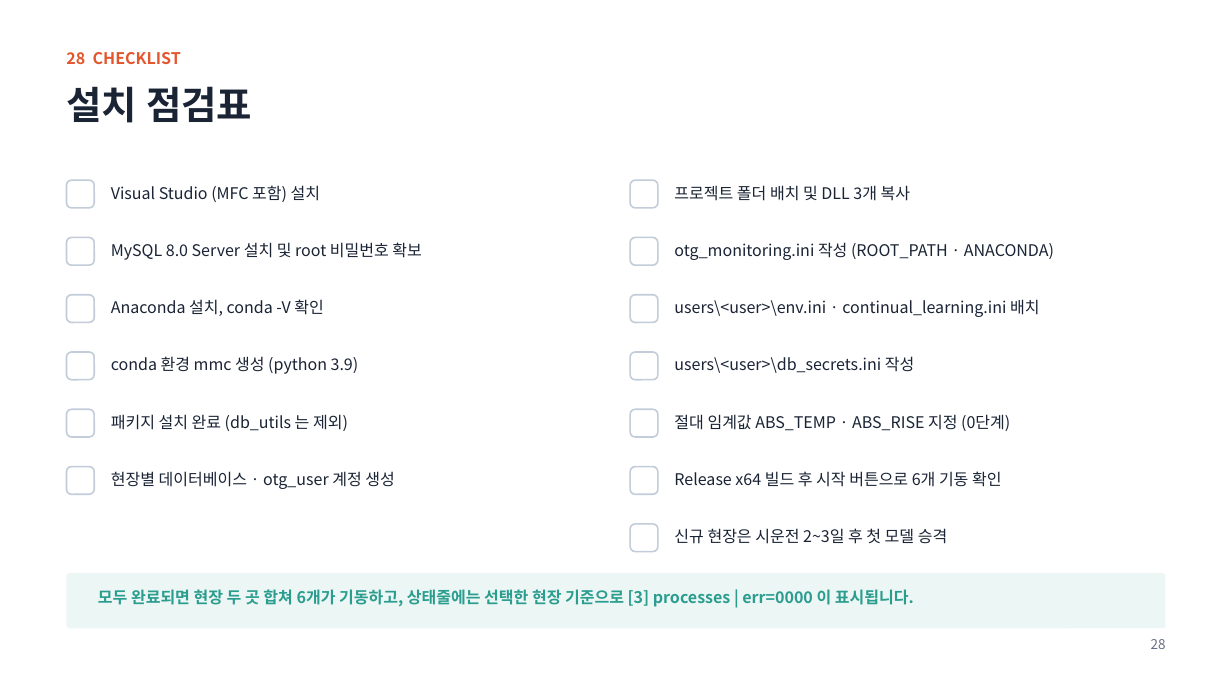
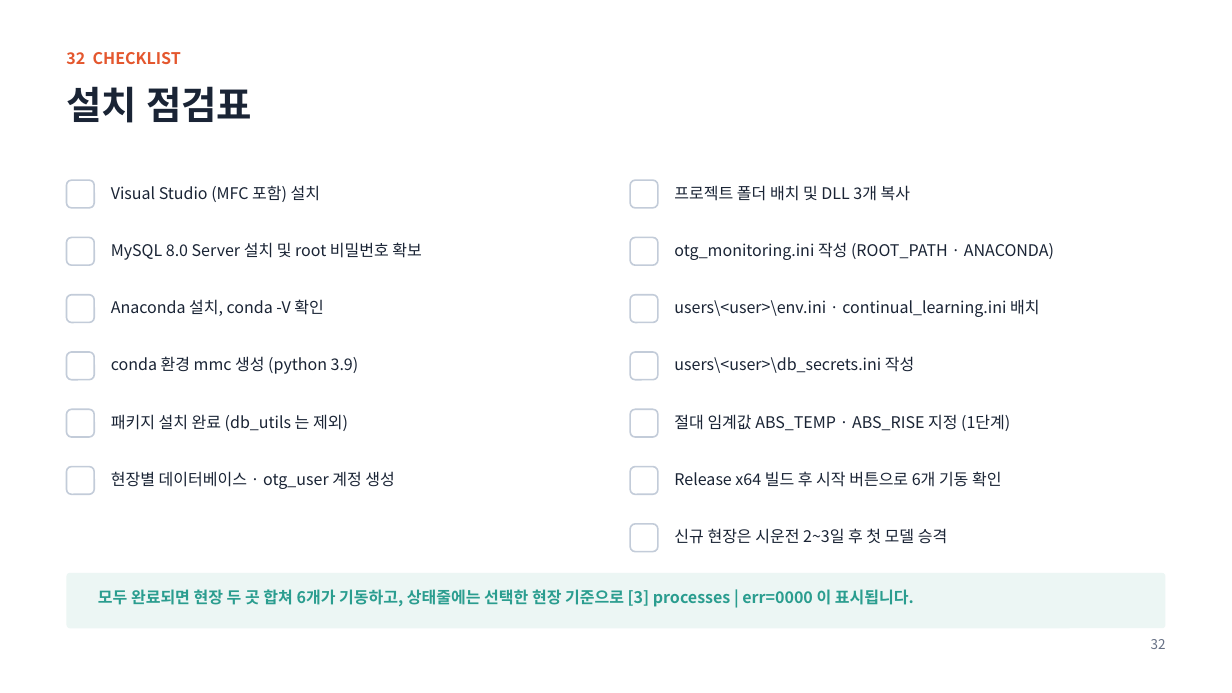
Before and after one commit to oskwon65/MultiModal_FireCam, a slide deck: slide 33 of 멀티모달_화재감지_모니터링_설치매뉴얼.pptx (slide 29 before the commit). Drawn at 1232x693 pixels with LibreOffice and Linux fonts; fonts in the diff are those of the drawing. Boxes give left, top, right and bottom in pixels: in the first picture for what was removed or moved away, otherwise in the second. Text is boxed around its words. In the diff, an @@ line names an element or a change of style, - is before the commit and + after.

```diff
--- a/멀티모달_화재감지_모니터링_설치매뉴얼.pptx
+++ b/멀티모달_화재감지_모니터링_설치매뉴얼.pptx
@@ text at bbox=[66, 52, 181, 64]: text changed @@
-28 CHECKLIST
+32 CHECKLIST
@@ text at bbox=[674, 414, 1010, 431]: text changed @@
-절대 임계값 ABS_TEMP · ABS_RISE 지정 (0단계)
+절대 임계값 ABS_TEMP · ABS_RISE 지정 (1단계)
@@ text at bbox=[1151, 639, 1166, 649]: text changed @@
-28
+32
```
Also in this commit, not shown: 11 other slides changed, 4 slides added, 46 other files.
